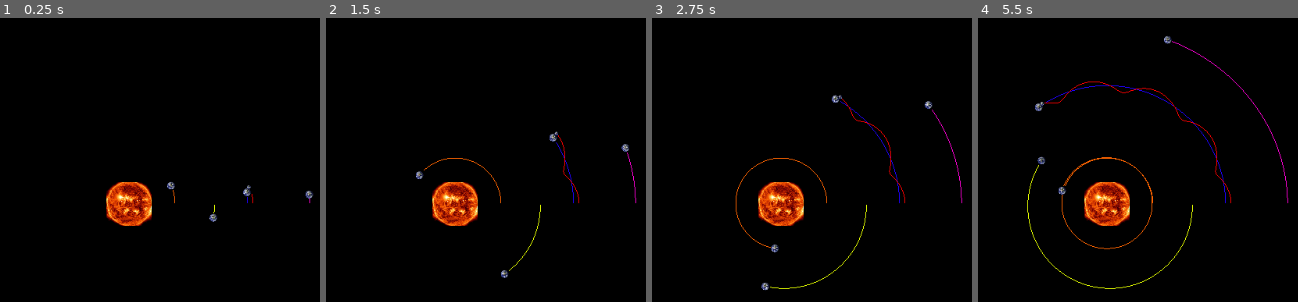
Above: before the commit, frames 1-4 (left to right).
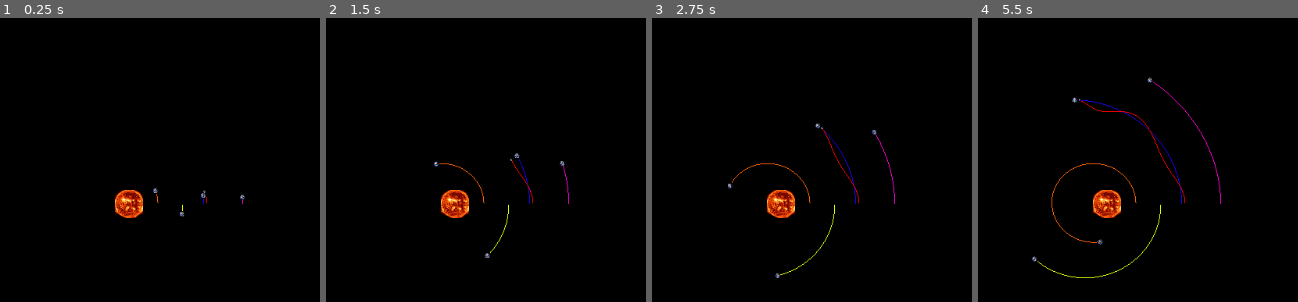
Above: after the commit, the same moments.

Repository: jarkonik/gravity
Game: Godot game, scene res://Main.tscn
Same seed, same stepped clock (60 frames per second), same inputs: the game is played once before the commit and once after it.
Inputs:
- Up to frame 1 (0.25 s): no input
- Up to frame 2 (1.5 s): no input
- Up to frame 3 (2.75 s): tap Enter at 2 s
- Up to frame 4 (5.5 s): no input

The runs differ from the first frame. In frame 1, 2.3% of the frame differs, in the area x 33-98%, y 57-74%; in frame 2, 3.1%; in frame 3, 3.9%; in frame 4, 5.5%, in the area x 15-98%, y 6-96%.

Commit message:
Eccentric orbit

Diff:
--- a/Main.tscn
+++ b/Main.tscn
@@ -13,7 +13,7 @@
 anchor_mode = 1
 rotating = false
 current = true
-zoom = Vector2( 1.7, 1.7 )
+zoom = Vector2( 2.7, 2.7 )
 limit_left = -10000000
 limit_top = -10000000
 limit_right = 10000000
--- a/Planet.gd
+++ b/Planet.gd
@@ -33,6 +33,8 @@
 	if !clockwise_rotation:
 		vel = -vel
 
+	vel *= 1.15 # Make orbits a bit eccentric
+
 	return Vector2(0, vel) + parent.orbit_velocity()
 
 func _ready():
@@ -55,6 +57,7 @@
 func force():
 	var siblings = get_parent().get_children()
 	var force = Vector2(0, 0)
+
 	for sibling in siblings:
 		force += object_force(sibling)
 	return force
